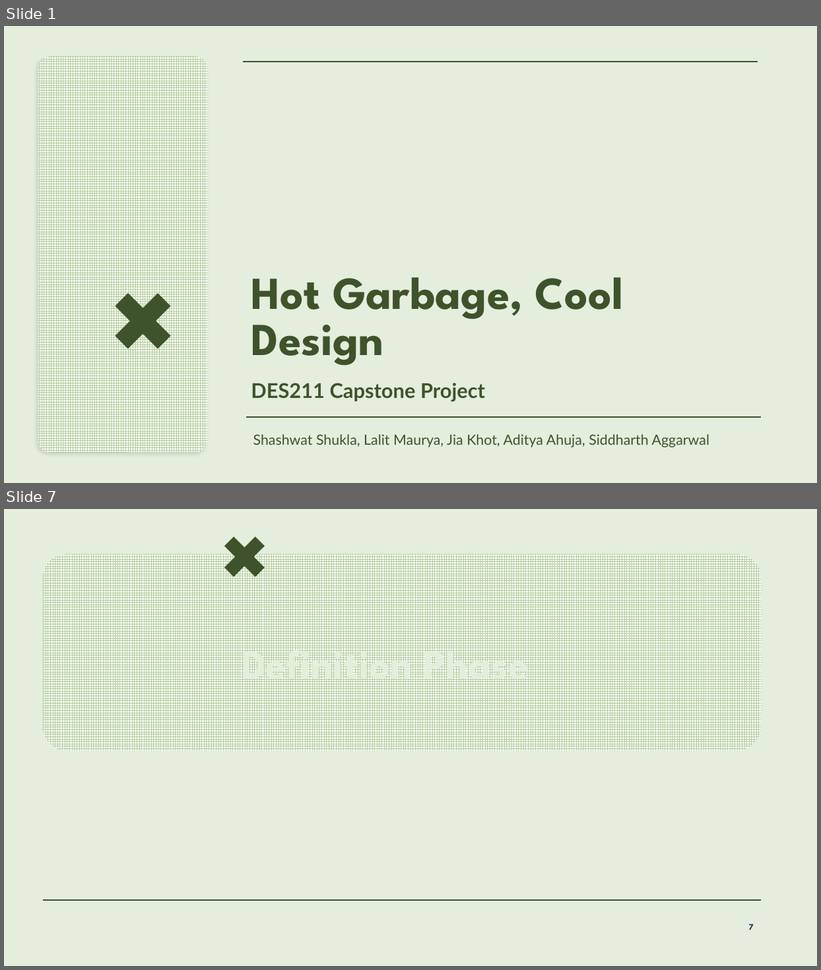
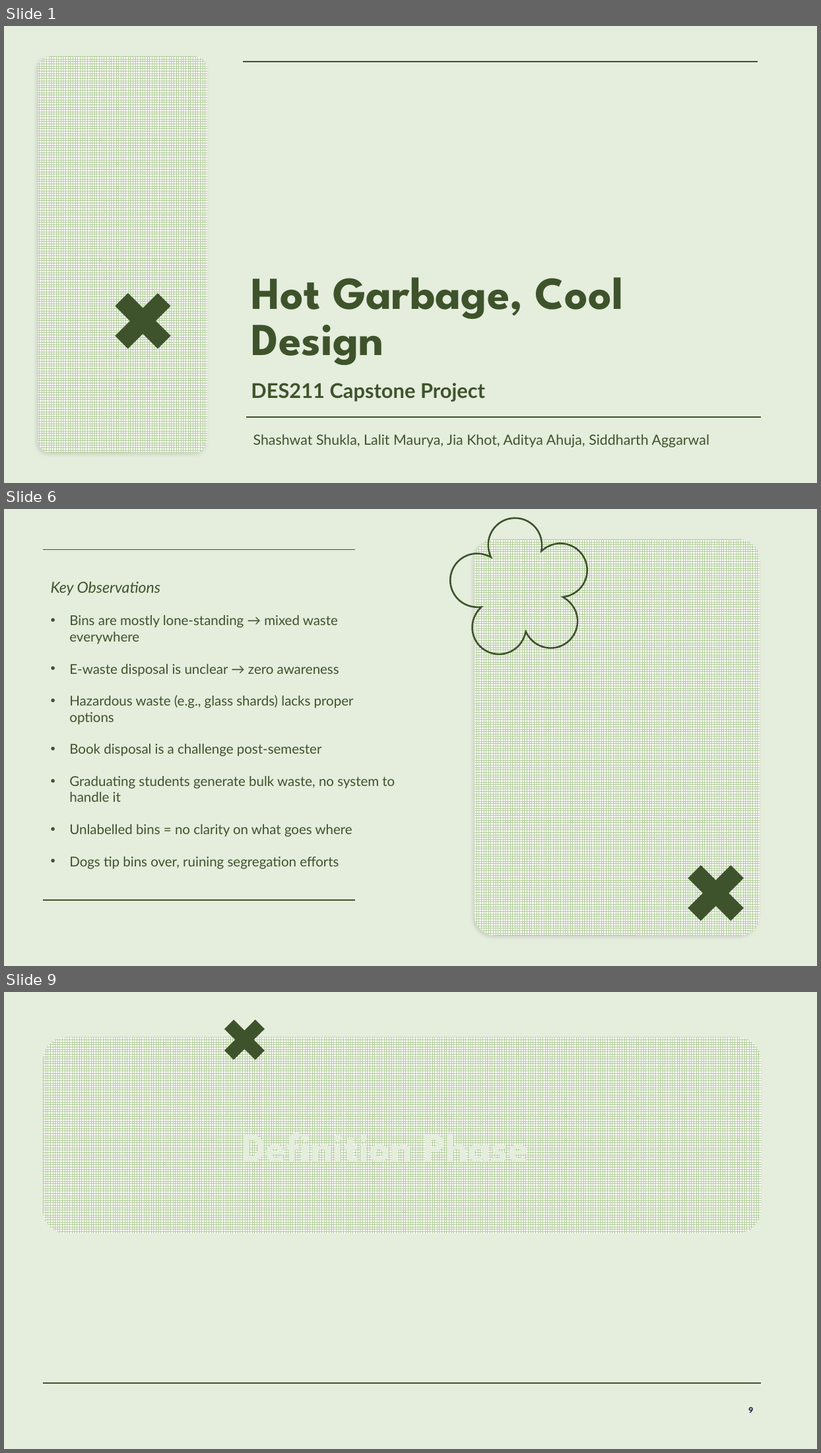
Before and after one commit to lalitm1004/DES211-CCD, a slide deck: presentation.pptx. Shown one above the other, each under a label of ours: slides 1 and 7 before the commit, slides 1, 6 and 9 after it; the slides between them are not shown. The pictures are 821x970 and 821x1453 pixels, drawn with LibreOffice and Linux fonts; fonts in the diff are those of the drawing; background and template pictures are left out. Boxes give left, top, right and bottom in pixels: in the first picture for what was removed or moved away, otherwise in the second. Text is boxed around its words. In the diff, an @@ line names an element or a change of style, - is before the commit and + after.

```diff
--- a/presentation.pptx
+++ b/presentation.pptx
@@ slide 6 added at bbox=[4, 509, 817, 966], background #E5EDDD @@
@@ freeform shape added at bbox=[451, 518, 587, 654], outline #3E532A 2 pt @@
@@ rounded rectangle added at bbox=[475, 539, 760, 936], fill pattern #B0CA98 on #FFFFFF @@
@@ line added from (43, 550) to (355, 550), #3E532A 1 pt @@
@@ text added at bbox=[51, 582, 395, 869], 16 pt, text #3E532A @@
+Key Observations
+• Bins are mostly lone-standing → mixed waste everywhere
+• E-waste disposal is unclear → zero awareness
+• Hazardous waste (e.g., glass shards) lacks proper options
+• Book disposal is a challenge post-semester
+• Graduating students generate bulk waste, no system to handle it
+• Unlabelled bins = no clarity on what goes where
+• Dogs tip bins over, ruining segregation efforts
@@ plus added at bbox=[673, 851, 759, 936], fill #3E532A @@
@@ line added from (43, 900) to (355, 900), #3E532A 1 pt @@
@@ what was slide 7 is now slide 9 @@
@@ page number at bbox=[748, 1407, 753, 1413]: text changed @@
-7
+9
```
Also in this commit, not shown: 2 slides changed, 4 other slides added, 3 slides removed.
